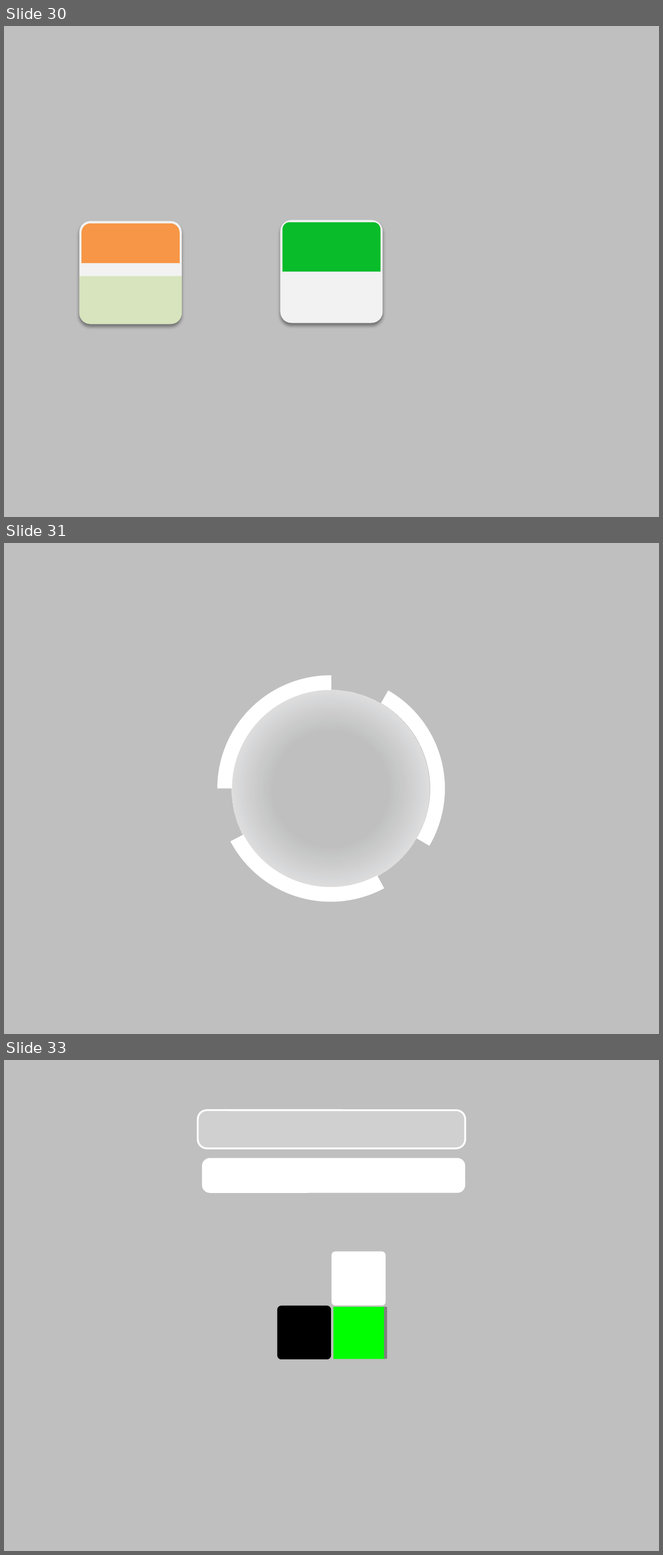
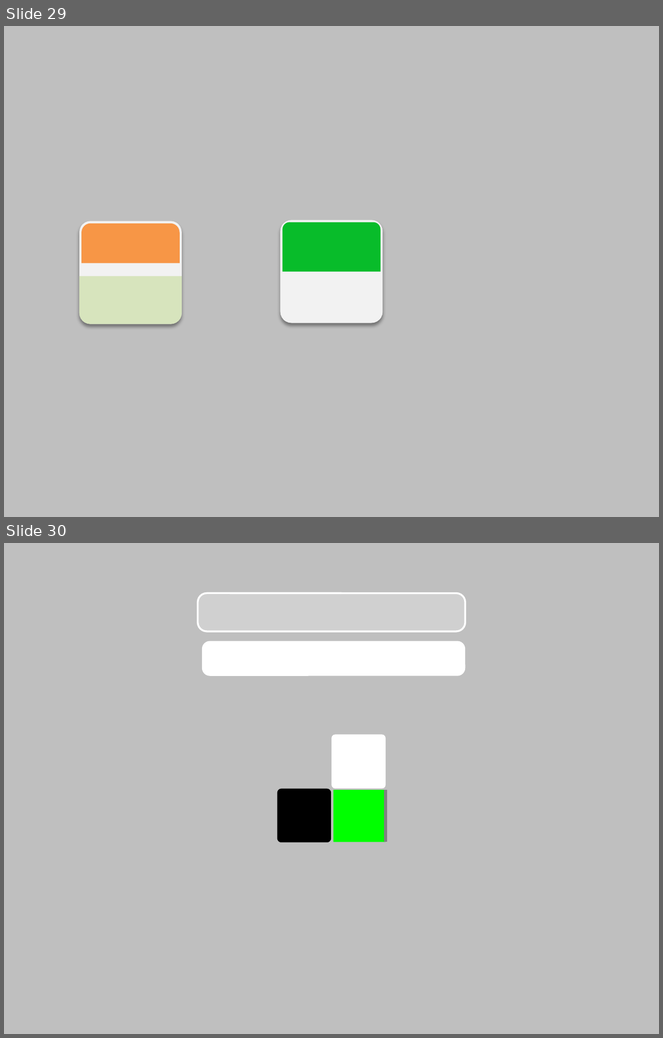
Before and after one commit to bronzdev/BatHit, a slide deck: Assets/Textures/TextureIcons.pptx. Shown one above the other, each under a label of ours: slides 30, 31 and 33 before the commit, slides 29 and 30 after it; the slides between them are not shown. The pictures are 663x1555 and 663x1038 pixels, drawn with LibreOffice and Linux fonts; fonts in the diff are those of the drawing. Boxes give left, top, right and bottom in pixels: in the first picture for what was removed or moved away, otherwise in the second. Text is boxed around its words. In the diff, an @@ line names an element or a change of style, - is before the commit and + after.

```diff
--- a/Assets/Textures/TextureIcons.pptx
+++ b/Assets/Textures/TextureIcons.pptx
@@ slide 31 removed at box(4, 543, 659, 1034), background #BFBFBF @@
@@ arch (boxed as its full ring) removed at box(177, 634, 487, 943) @@
@@ arch (boxed as its full ring) removed at box(178, 635, 484, 942) @@
@@ arch (boxed as its full ring) removed at box(218, 676, 444, 902) @@
@@ ellipse removed at box(231, 690, 429, 888) @@
@@ what was slide 30 is now slide 29 @@
@@ what was slide 33 is now slide 30 @@
```
Also in this commit, not shown: 1 slide changed, 5 other slides removed, 24 other files.
